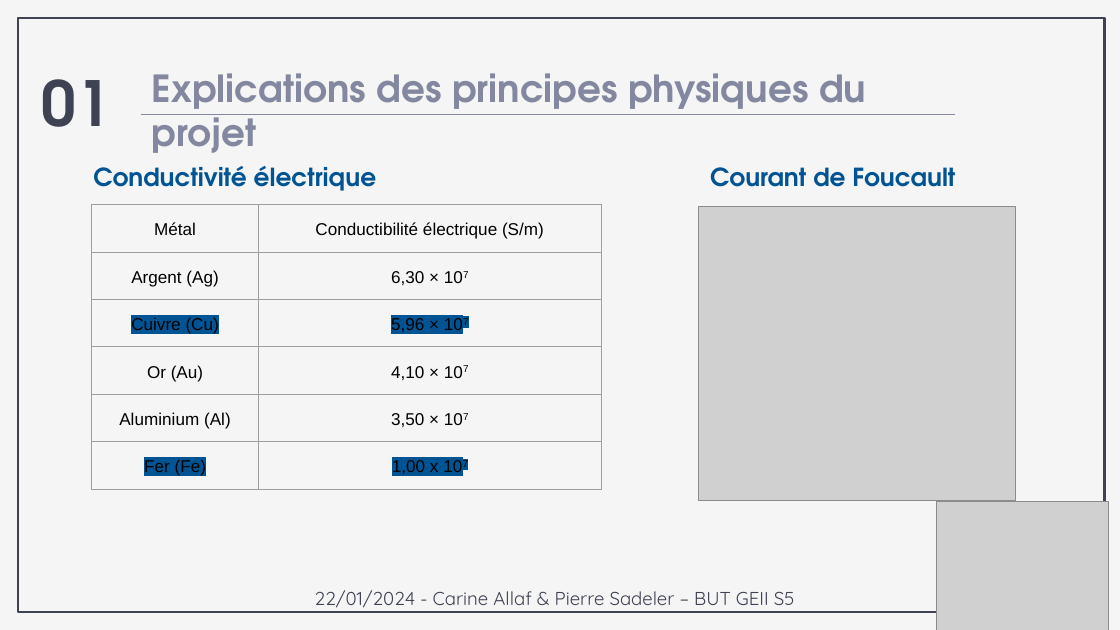
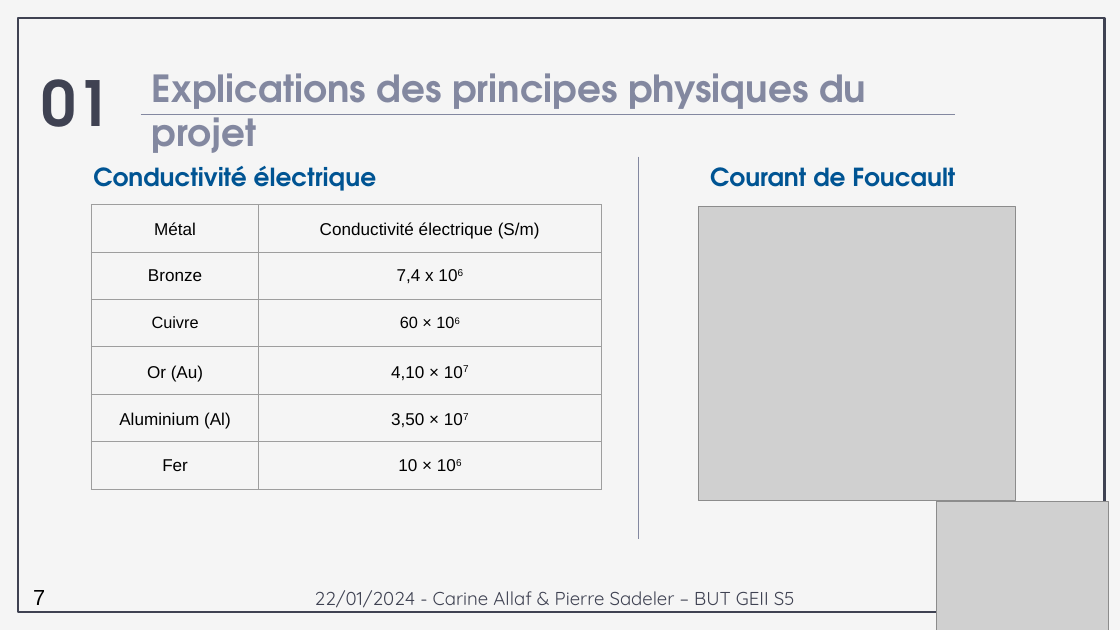
Before and after one commit to psadelerge1/mesures_sans_contact_obj_met, a slide deck: slide 7 of word/PP_Allaf_Sadeler.pptx. Drawn at 1120x630 pixels with LibreOffice and Linux fonts; fonts in the diff are those of the drawing; grey boxes stand for pictures. Boxes give left, top, right and bottom in pixels: in the first picture for what was removed or moved away, otherwise in the second. Text is boxed around its words. In the diff, an @@ line names an element or a change of style, - is before the commit and + after.

```diff
--- a/word/PP_Allaf_Sadeler.pptx
+++ b/word/PP_Allaf_Sadeler.pptx
@@ line added from (638, 157) to (638, 539), #8388A0 0.75 pt @@
@@ table at bbox=[92, 205, 601, 489] @@
-row 1, column 2: Conductibilité électrique (S/m)
+row 1, column 2: Conductivité électrique (S/m)
-row 2, column 1: Argent (Ag)
+row 2, column 1: Bronze
-row 2, column 2: 6,30 × 107
+row 2, column 2: 7,4 x 106
-row 3, column 1: Cuivre (Cu)
+row 3, column 1: Cuivre
-row 3, column 2: 5,96 × 107
+row 3, column 2: 60 × 106
-row 6, column 1: Fer (Fe)
+row 6, column 1: Fer
-row 6, column 2: 1,00 x 107
+row 6, column 2: 10 × 106
@@ text added at bbox=[33, 590, 45, 605], 14 pt, text #000000 @@
+7
```
Also in this commit, not shown: 13 other slides changed, 1 other file.
